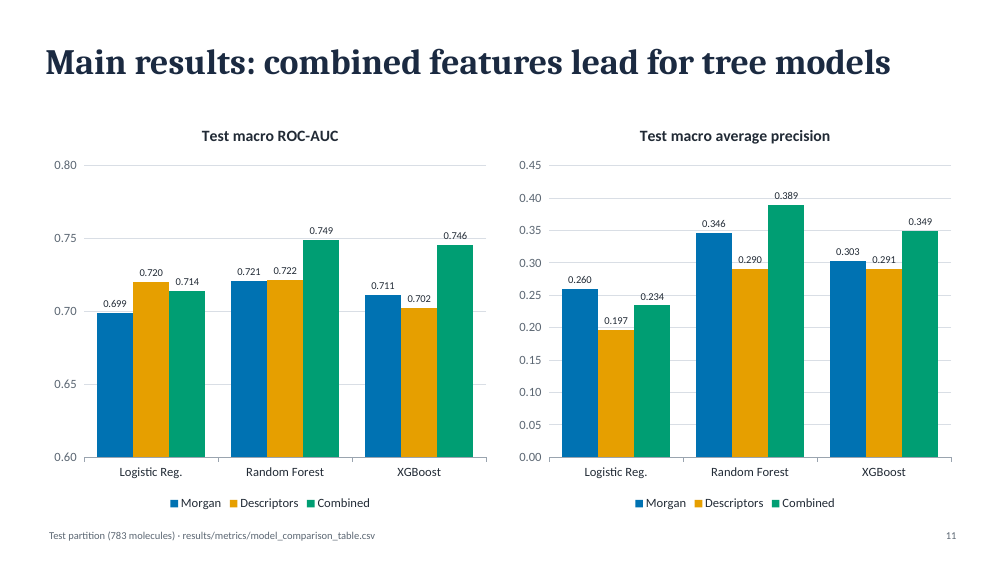
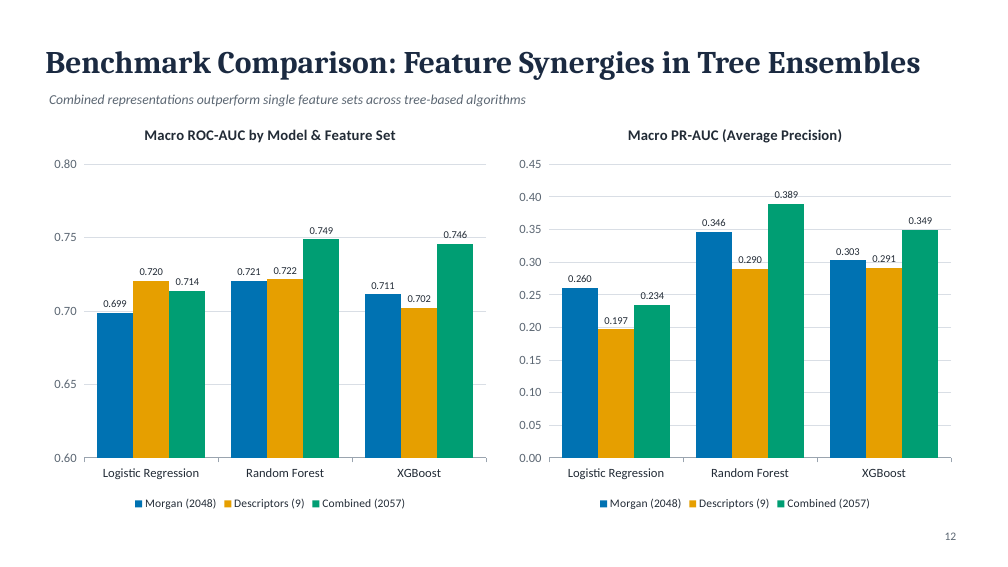
Before and after one commit to aristoncodes/Molecular-Toxicity-Prediction, a slide deck: slide 12 of reports/presentation/phase1_final_presentation.pptx (slide 11 before the commit). Drawn at 1008x567 pixels with LibreOffice and Linux fonts; fonts in the diff are those of the drawing. Boxes give left, top, right and bottom in pixels: in the first picture for what was removed or moved away, otherwise in the second. Text is boxed around its words. In the diff, an @@ line names an element or a change of style, - is before the commit and + after.

```diff
--- a/reports/presentation/phase1_final_presentation.pptx
+++ b/reports/presentation/phase1_final_presentation.pptx
@@ title at (x1=45, y1=51, x2=921, y2=80): text changed; size 34 to 30 pt @@
-Main results: combined features lead for tree models
+Benchmark Comparison: Feature Synergies in Tree Ensembles
@@ column chart at (x1=45, y1=110, x2=495, y2=514) @@
@@ title "Test macro ROC-AUC" to "Macro ROC-AUC by Model & Feature Set" @@
-categories: Logistic Reg., Random Forest, XGBoost
+categories: Logistic Regression, Random Forest, XGBoost
-Morgan: 0.699, 0.721, 0.711
+Morgan (2048): 0.699, 0.721, 0.711
-Descriptors: 0.72, 0.722, 0.702
+Descriptors (9): 0.72, 0.722, 0.702
-Combined: 0.714, 0.749, 0.746
+Combined (2057): 0.714, 0.749, 0.746
@@ legend changed @@
@@ text added at (x1=49, y1=94, x2=526, y2=107), 13 pt, text #5C6773, italic @@
+Combined representations outperform single feature sets across tree-based algorithms
@@ column chart at (x1=510, y1=110, x2=960, y2=514) @@
@@ title "Test macro average precision" to "Macro PR-AUC (Average Precision)" @@
-categories: Logistic Reg., Random Forest, XGBoost
+categories: Logistic Regression, Random Forest, XGBoost
-Morgan: 0.26, 0.346, 0.303
+Morgan (2048): 0.26, 0.346, 0.303
-Descriptors: 0.197, 0.29, 0.291
+Descriptors (9): 0.197, 0.29, 0.291
-Combined: 0.234, 0.389, 0.349
+Combined (2057): 0.234, 0.389, 0.349
@@ legend changed @@
@@ text removed at (x1=49, y1=531, x2=375, y2=541) @@
-Test partition (783 molecules) · results/metrics/model_comparison_table.csv
@@ text at (x1=945, y1=532, x2=957, y2=540): text changed; size 10 to 11 pt @@
-11
+12
```
Also in this commit, not shown: 4 other slides changed, 11 slides added, 13 slides removed, 1 other file.
